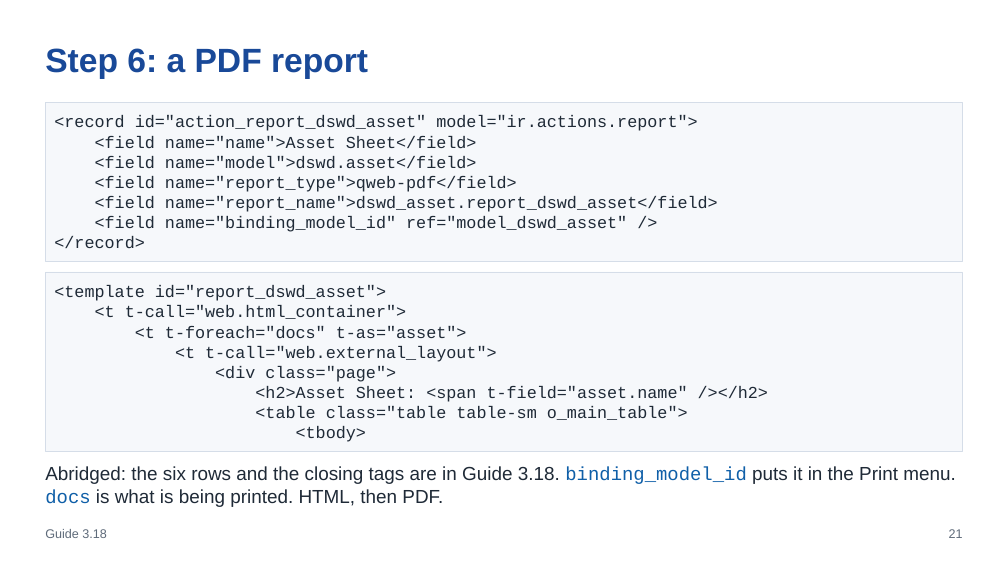
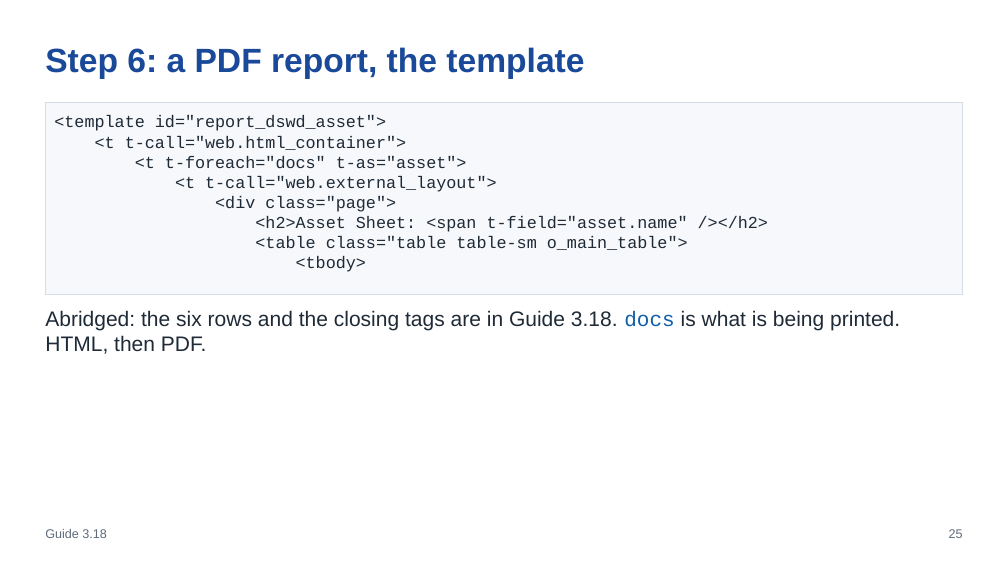
Before and after one commit to pithtech/OpenSPP-Template, a slide deck: slide 25 of training/module3/slides.pptx (slide 21 before the commit). Drawn at 1008x567 pixels with LibreOffice and Linux fonts; fonts in the diff are those of the drawing. Boxes give left, top, right and bottom in pixels: in the first picture for what was removed or moved away, otherwise in the second. Text is boxed around its words. In the diff, an @@ line names an element or a change of style, - is before the commit and + after.

```diff
--- a/training/module3/slides.pptx
+++ b/training/module3/slides.pptx
@@ text at bbox=[45, 47, 584, 79]: text changed @@
-Step 6: a PDF report
+Step 6: a PDF report, the template
@@ rectangle "<template id="report_dswd_asset">": place and size @@
-rectangle "<template id="report_dswd_asset">" at bbox=[45, 272, 963, 451]
+rectangle "<template id="report_dswd_asset">" at bbox=[45, 102, 963, 295]
@@ rectangle "<template id="report_dswd_asset">" at bbox=[45, 102, 963, 295]: line spacing 19.2pt to 1 @@
@@ rectangle removed at bbox=[45, 102, 963, 262] @@
-<record id="action_report_dswd_asset" model="ir.actions.report">
-<field name="name">Asset Sheet</field>
-<field name="model">dswd.asset</field>
-<field name="report_type">qweb-pdf</field>
-<field name="report_name">dswd_asset.report_dswd_asset</field>
-<field name="binding_model_id" ref="model_dswd_asset" />
-</record>
@@ text at bbox=[45, 310, 900, 354]: text changed; size 18 to 20 pt @@
-Abridged: the six rows and the closing tags are in Guide 3.18. binding_model_id puts it in the Print menu. docs is what is being printed. HTML, then PDF.
+Abridged: the six rows and the closing tags are in Guide 3.18. docs is what is being printed. HTML, then PDF.
@@ text at bbox=[949, 529, 963, 538]: text changed @@
-21
+25
```
Also in this commit, not shown: 24 other slides changed, 4 slides added, 12 other files.
